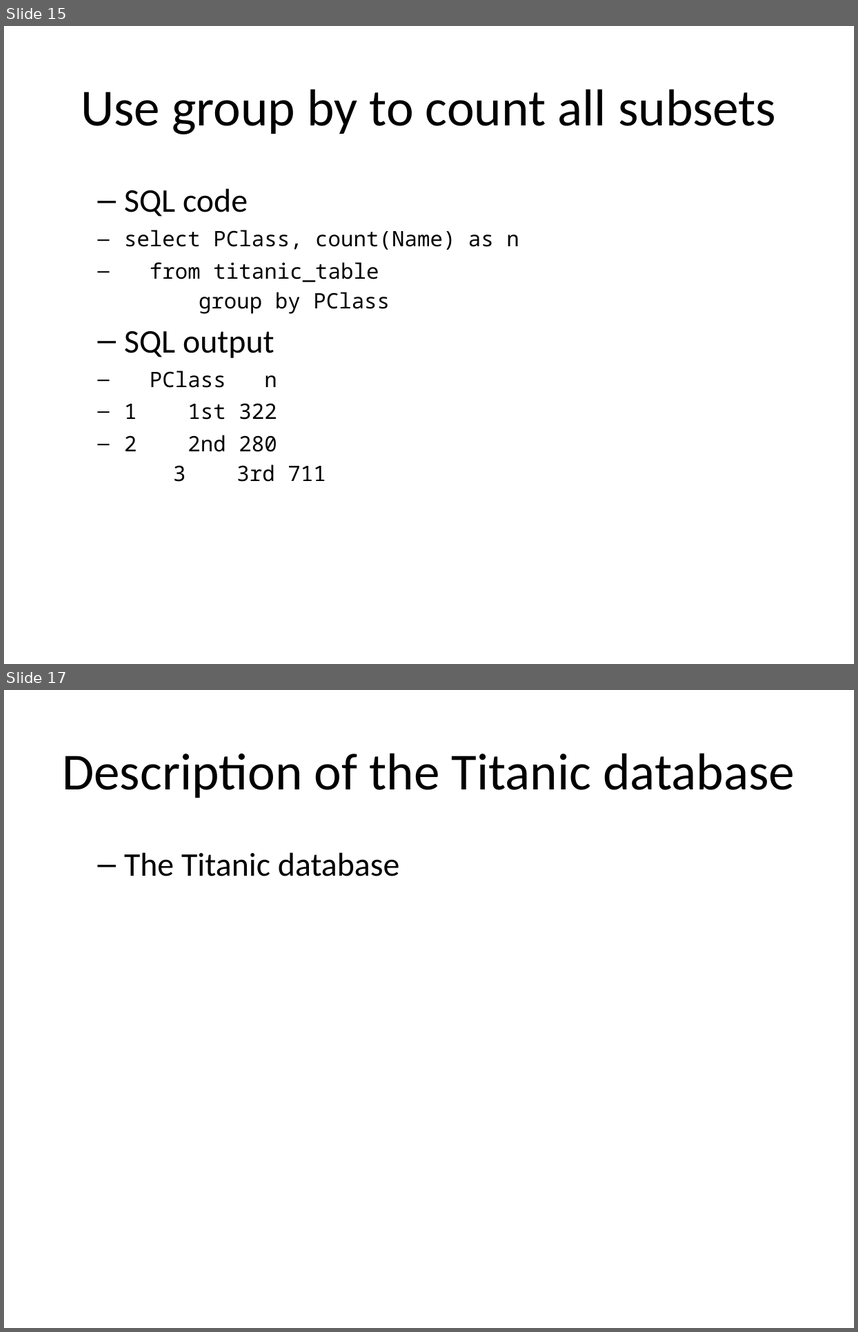
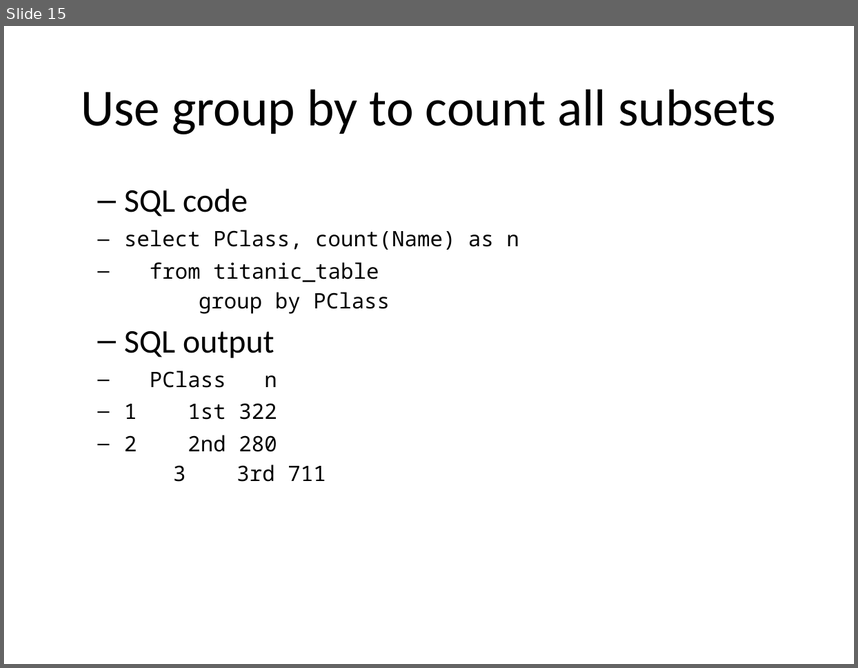
Before and after one commit to pmean/introduction-to-sql, a slide deck: src/stats.pptx. Shown one above the other, each under a label of ours: slides 15 and 17 before the commit, slide 15 after it; the slides between them are not shown. The pictures are 858x1332 and 858x668 pixels, drawn with LibreOffice and Linux fonts; fonts in the diff are those of the drawing. Boxes give left, top, right and bottom in pixels: in the first picture for what was removed or moved away, otherwise in the second. Text is boxed around its words. In the diff, an @@ line names an element or a change of style, - is before the commit and + after.

```diff
--- a/src/stats.pptx
+++ b/src/stats.pptx
@@ slide 17 removed at bbox=[4, 690, 854, 1328], background #FFFFFF @@
@@ title removed at bbox=[62, 753, 795, 798] @@
-Description of the Titanic database
@@ text removed at bbox=[124, 852, 400, 876] @@
-  – The Titanic database
```
Also in this commit, not shown: 2 slides changed, 1 slide added, 1 other slide removed, 1 other file.
